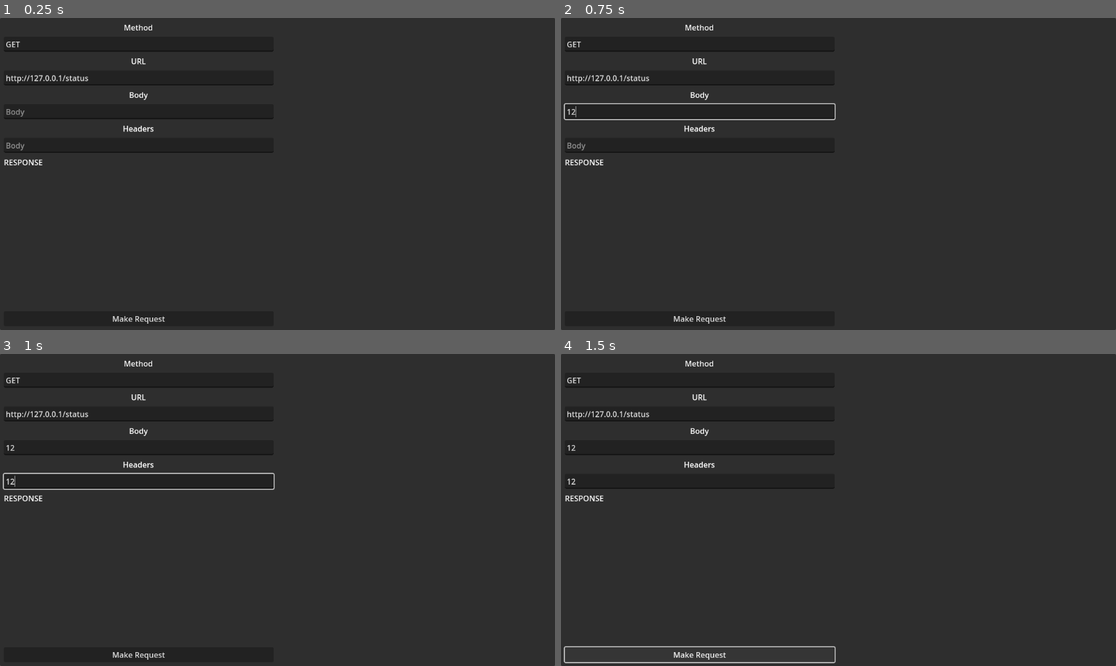
Above: before the commit, frames 1-4 (two rows, left to right).
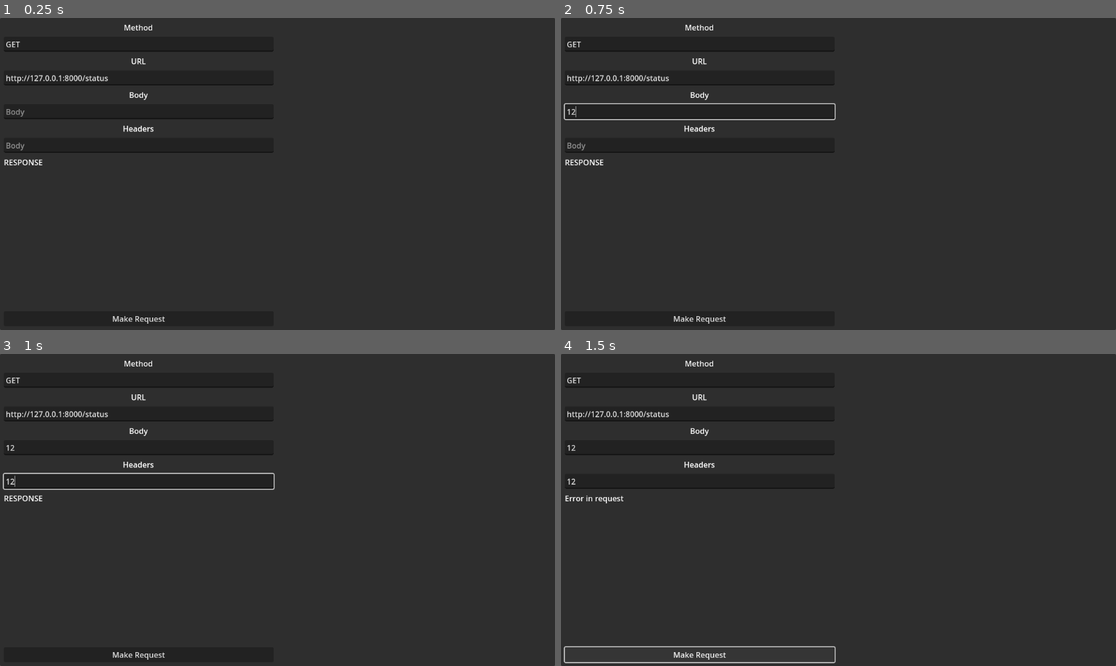
Above: after the commit, the same moments.

Repository: woliveira82/godot-dinamic-request
Game: Godot game, scene res://background_panel.tscn
Two runs of this game, one before a commit and one after it. Both use one fixed random seed, a clock stepped at 60 frames per second and the inputs below.
Inputs (mouse positions are in pixels of both pictures, inside the frame that each line leads up to):
- Up to frame 1 (0.25 s): no input
- Up to frame 2 (0.75 s): click (699, 111) at 0.52 s; type "12" at 0.6 s
- Up to frame 3 (1 s): click (138, 481) at 0.75 s; type "12" at 0.83 s
- Up to frame 4 (1.5 s): click "Make Request" at 1.25 s

The runs differ from the first frame. In frame 1, 0.1% of the frame differs, in the area x 11-20%, y 18-21%; in frame 2, 0.1%; in frame 3, 0.1%; in frame 4, 0.2%, in the area x 0-20%, y 18-48%.
Error before the commit: Parse Error: Closing "}" doesn't match the opening "{". (res://generic_request.gd:31)

Commit message:
chore: refact screen and request handler

Diff:
--- a/background_panel.gd
+++ b/background_panel.gd
@@ -12,5 +12,8 @@
 		method_line_edit.text,
 		url_line_edit.text
 		)
+	if not response.ok:
+		response_rich_text.text = response.data
+		return
 
 	response_rich_text.text = response.data.status
--- a/background_panel.tscn
+++ b/background_panel.tscn
@@ -40,7 +40,7 @@
 
 [node name="UrlLineEdit" type="LineEdit" parent="VBoxContainer"]
 layout_mode = 2
-text = "http://127.0.0.1/status"
+text = "http://127.0.0.1:8000/status"
 placeholder_text = "URL"
 
 [node name="BodyLabel" type="Label" parent="VBoxContainer"]
--- a/generic_request.gd
+++ b/generic_request.gd
@@ -1,9 +1,14 @@
 extends HTTPRequest
 
-var _response := {"ok": false}
+var _response := {"ok": false, "data": "Error in request"}
 
 
-func http_request(method: HTTPClient.Method, url: String, body: Dictionary = {}, headers: Dictionary = {}):
+func http_request(
+	method: HTTPClient.Method,
+	url: String,
+	body: Dictionary = {},
+ 	headers: Dictionary = {},
+):
 	var custom_headers = self._dict_to_packed_string_array(headers)
 	custom_headers.append("Content-Type: application/json")
 
@@ -27,8 +32,8 @@
 		return
 
 	self._response.ok = true
-	self._response.append(
-		{"data": JSON.parse_string(body.get_string_from_utf8()}
+	self._response.merge(
+		{"data": JSON.parse_string(body.get_string_from_utf8())}
 	)
 
 
